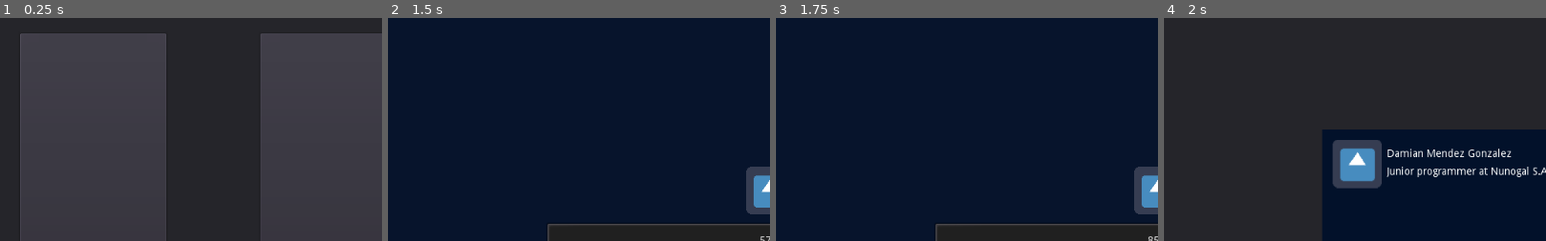
Above: before the commit, frames 1-4 (left to right).
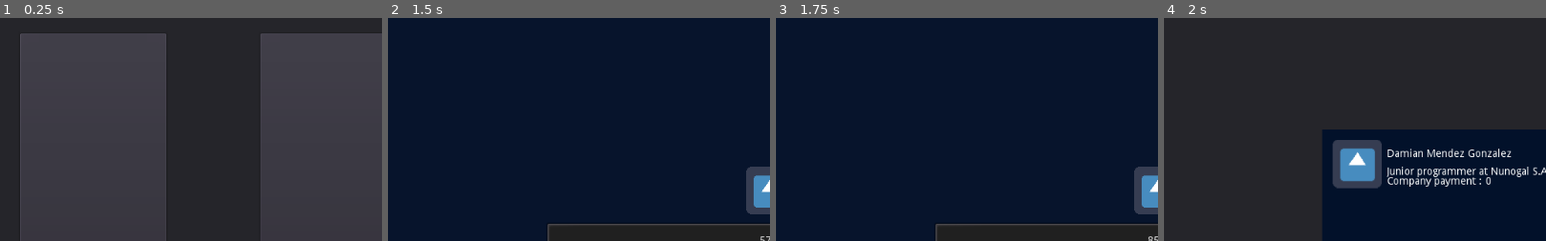
Above: after the commit, the same moments.

Repository: Clovisindo/CV-Please
Game: Godot game, scene res://scenes/main/main.tscn
The game is run twice, just before and just after one commit, with the same random seed, the same clock (stepped at 60 frames per second) and the same inputs. The engine's default icon, where the game draws it, is replaced by a stand-in: a white triangle on a blue panel in a dark square.
Inputs (mouse positions are % of the whole screen's width and height, from its top left):
- Up to frame 1 (0.25 s): no input
- Up to frame 2 (1.5 s): click "Terminar Día" at 0.5 s; move the mouse to (72, 45) at 1.27 s; click (72, 45) at 1.42 s
- Up to frame 3 (1.75 s): no input
- Up to frame 4 (2 s): no input
The pictures show only the part of the screen within x 0-50%, y 0-50%; the shares and areas given below are measured in that part.

Frames 1-3 are identical in both runs. In frame 4, 0.5% of the frame differs, in the area x 58-86%, y 71-76%.
Error before the commit: Invalid get index 'full_name' (on base: 'Nil'). (res://scenes/game/items/resume/resume_manager.gd:30)
Error after the commit: Invalid get index 'full_name' (on base: 'Nil'). (res://scenes/game/items/resume/resume_manager.gd:31)

Commit message:
conectar escenas con datos de pagos flujo completo
se indica en cada puzzle cuando dinero dan como recompensa de sueldo.
Se va pasando esta info entre puzzle, applicant y applicant result a la escena de resumen.
Gestionamos el calculo en cada detalle resumen de candidato, los detalles de validacion y calculamos el total de sueldo.
En el siguiente panel de pagos , se muestra y actualiza el sueldo ganado y el balance total con lo ahorrado, al acabar , se aplica estas variables al global.

Diff:
--- a/data/puzzles/Adrian.tres
+++ b/data/puzzles/Adrian.tres
@@ -68,6 +68,7 @@
 validate_solution = false
 company_name = "test company1"
 category_job = "test category1"
+payment_salary = 200
 work_type = 1
 difficulty = 1
 level_day = 1
--- a/data/puzzles/Clovis.tres
+++ b/data/puzzles/Clovis.tres
@@ -75,6 +75,7 @@
 validate_solution = true
 company_name = "Nunogal S.A"
 category_job = "Junior programmer"
+payment_salary = 200
 work_type = 0
 difficulty = 0
 level_day = 0
--- a/data/puzzles/test.tres
+++ b/data/puzzles/test.tres
@@ -80,6 +80,7 @@
 validate_solution = true
 company_name = "test company2"
 category_job = "test category2"
+payment_salary = 200
 work_type = 0
 difficulty = 0
 level_day = 0
--- a/scenes/game/characters/applicant/applicant.gd
+++ b/scenes/game/characters/applicant/applicant.gd
@@ -15,6 +15,7 @@
 
 var company_name
 var category_job
+var salary_payment
 
 signal interaction_started()
 signal interaction_ended()
@@ -26,7 +27,7 @@
 	$Container/Name.bbcode_text = "[center]%s[/center]" % applicant_name
 
 
-func add_data(name: String, skills: Array, requisites: Array, company: String, category : String, valid: bool, validations:Array):
+func add_data(name: String, skills: Array, requisites: Array, company: String, category : String, valid: bool,payment : int, validations:Array):
 	if name:
 		applicant_name = name
 		$Container/Name.bbcode_text = "[center]%s[/center]" % name
@@ -42,6 +43,8 @@
 		category_job = category
 	if valid:
 		is_valid_applicant = valid
+	if payment:
+		salary_payment = payment
 	if validations:
 		detail_validations = validations
 
@@ -65,7 +68,7 @@
 
 
 func process_applicant(resultStatus):
-	var result = ApplicantResult.new(applicant_name,"",category_job,company_name,resultStatus,null)
+	var result = ApplicantResult.new(applicant_name,"",category_job,company_name,resultStatus, salary_payment,null)
 	evaluation = result
 	$StateMachine.current_state.process_applicant()
 
--- a/scenes/game/items/resume/applicant_resume.tscn
+++ b/scenes/game/items/resume/applicant_resume.tscn
@@ -51,6 +51,24 @@
 margin_bottom = -226.0
 text = "Junior programmer at Nunogal S.A"
 
+[node name="PaymentLabel" type="RichTextLabel" parent="Panel/resumeContainer"]
+anchor_right = 1.0
+anchor_bottom = 1.0
+margin_left = 87.0
+margin_top = 63.0
+margin_right = -19.0
+margin_bottom = -213.0
+text = "Company payment : "
+
+[node name="PaymentAmountLabel" type="RichTextLabel" parent="Panel/resumeContainer"]
+anchor_right = 1.0
+anchor_bottom = 1.0
+margin_left = 219.0
+margin_top = 63.0
+margin_right = -19.0
+margin_bottom = -213.0
+text = "0"
+
 [node name="DetailHBoxContainer" type="VBoxContainer" parent="Panel/resumeContainer"]
 anchor_right = 1.0
 anchor_bottom = 1.0
--- a/scenes/game/items/resume/resume_manager.gd
+++ b/scenes/game/items/resume/resume_manager.gd
@@ -9,19 +9,20 @@
 var current_salary_amount = 0
 
 signal end_applicants_resume()
+signal update_month_balance(month_balance)
 
 
 func _ready():
 	$Panel/NextResumeButton.connect("load_next", self, "_load_next_applicant")
 	$Panel/NextResumeButton.connect("enabled_next_resume_panel", self, "_enable_payment_panel_button")
 	$Panel/PaymentPanelButton.connect("load_payment_panel", self, "_change_to_payment_resume_panel")
+	self.connect("update_month_balance", $Panel/PaymentPanel, "_update_balance_month")
 	_load_applicants()
 	_init_applicant_UI(applicant_result_list[current_applicant_index])
 
 
 func _load_applicants():#TODO carga dinamica
 	for applicant in Global.current_applicants_result:
-
 		applicant_result_list.append(applicant)
 
 
@@ -29,7 +30,7 @@
 #	$Panel/resumeContainer/applicantImage.texture = applicant.image_applicant #TODO load from path
 	$Panel/resumeContainer/FullNameLabel.text = applicant.full_name
 	$Panel/resumeContainer/CategoryCompanyLabel.text = applicant.category_job + " at " + applicant.company_name
-
+	$Panel/resumeContainer/PaymentAmountLabel.text = String(applicant.current_salary_applicant)
 	#clean panel childs
 	if $Panel/resumeContainer/DetailHBoxContainer.get_children().size() > 0:
 		for detail_child in $Panel/resumeContainer/DetailHBoxContainer.get_children():
@@ -39,6 +40,7 @@
 		var new_detail:DetailResumePanel = detail_applicant.instance()
 		new_detail._set_value(detail.value_text,detail.value)
 		$Panel/resumeContainer/DetailHBoxContainer.add_child(new_detail)
+	applicant.update_current_salary_by_details()
 
 
 func _load_next_applicant():
@@ -59,5 +61,8 @@
 
 func _change_to_payment_resume_panel():
 	_calculate_amount_by_applicant()
+	Global.current_month_salary_amount = current_salary_amount
+	emit_signal("update_month_balance", current_salary_amount)
+	print("Tu sueldo de este mes es : " + String(current_salary_amount) + "en el banco tienes: " + String(Global.current_salary_amount))
 	$Panel/resumeContainer.visible = false
 	$Panel/PaymentPanel.visible = true
--- a/scenes/main/game_manager.gd
+++ b/scenes/main/game_manager.gd
@@ -83,7 +83,7 @@
 	for puzzle in PuzzleManager.get_all_puzzle():
 		var new_applicant = applicant_scene.instance()
 		new_applicant.add_data(puzzle.applicant_name,
-			puzzle.skills_answers, puzzle.requisites_answers, puzzle.company_name, puzzle.category_job, puzzle.validate_solution, puzzle.detail_validations)
+			puzzle.skills_answers, puzzle.requisites_answers, puzzle.company_name, puzzle.category_job, puzzle.validate_solution, puzzle.payment_salary, puzzle.detail_validations)
 		applicant_list.append(new_applicant)
 		new_applicant.connect("interaction_started", self, "_on_interaction_started")
 		new_applicant.connect("interaction_ended", self, "_on_interaction_ended")
@@ -121,6 +121,7 @@
 				detail._set_value(detail.value_text_NOK,detail.value_NOK)
 		applicant.evaluation.details_applicant = applicant.detail_validations
 
+
 func _load_next_applicant():
 	if applicant_list.size() - 1 >= current_applicant_index:
 		$MainScene/ApplicantContainer/VBoxContainer.add_child(applicant_list[current_applicant_index])
--- a/scenes/main/global.gd
+++ b/scenes/main/global.gd
@@ -3,5 +3,8 @@
 #var current_applicants_result:ApplicantResult
 var current_applicants_result = []
 
+var current_salary_amount = 0
+var current_month_salary_amount = 0
+
 func set_applicants_result_for_day(app_list):
 	current_applicants_result = app_list
--- a/src/domain/applicant_result.gd
+++ b/src/domain/applicant_result.gd
@@ -16,12 +16,13 @@
 var current_salary_applicant = 0
 
 
-func _init(_full_name, _image, _category, _company_name, _status, _details_app) -> void:
+func _init(_full_name, _image, _category, _company_name, _status, _salary, _details_app) -> void:
 	full_name = _full_name
 	image_applicant = _image
 	category_job = _category
 	company_name = _company_name
 	current_status = _status
+	current_salary_applicant = _salary
 	if _details_app:
 		details_applicant = _details_app
 		for detail in details_applicant:
@@ -29,3 +30,8 @@
 				current_salary_applicant = current_salary_applicant + detail.value
 			else:
 				current_salary_applicant = current_salary_applicant - detail.value
+
+
+func update_current_salary_by_details():
+	for detail in details_applicant:
+		current_salary_applicant += detail.value
--- a/src/domain/resume_payments/EndPaymentResume.gd
+++ b/src/domain/resume_payments/EndPaymentResume.gd
@@ -3,13 +3,14 @@
 class_name EndPaymentResume
 
 signal load_next_day_scene()
-
+signal apply_global()
 
 func _ready() -> void:
 	$".".connect("pressed", self, "_on_button_ok_pressed")
-
+	self.connect("apply_global", $"../..", "_apply_payments_global")
 
 func _on_button_ok_pressed():
+	emit_signal("apply_global")
 	emit_signal("load_next_day_scene")
 	print(" Load next day job.")
 	LoadManager.load_scene(self,"res://scenes/main/main.tscn")
--- a/src/domain/resume_payments/payment_month_resume.gd
+++ b/src/domain/resume_payments/payment_month_resume.gd
@@ -31,7 +31,7 @@
 var medicine_days_npay:int = 0
 
 var month_salary:String
-var current_balance:int
+var current_balance:int = 0
 
 var rent_penalty_text:String
 var rent_penalty_value:int
@@ -55,13 +55,8 @@
 	$PaymentPanel/ExtraBillsVBoxContainer.add_child(_instantiate_new_detail(repairs_text, repairs_value,EnumUtils.TypePayments.repairs))
 	$PaymentPanel/ExtraBillsVBoxContainer.add_child(_instantiate_new_detail(medicine_text, medicine_value,EnumUtils.TypePayments.medicine))
 
-	$PaymentPanel/MonthSalaryNumber.text = month_salary
-	$PaymentPanel/CurrentBalanceNumber.text = String(current_balance)
-
 	$PaymentPanel/PenaltiesPanel/PenaltiesVBoxContainer.add_child(_instantiate_new_detail(rent_penalty_text, rent_penalty_value,EnumUtils.TypePayments.penalty))
-	_calculate_selected_payments(rent_penalty_value, false,null)
 	$PaymentPanel/PenaltiesPanel/PenaltiesVBoxContainer.add_child(_instantiate_new_detail(clothes_penalty_text, clothes_penalty_value,EnumUtils.TypePayments.penalty))
-	_calculate_selected_payments(clothes_penalty_value, false,null)
 
 
 func _instantiate_new_detail(_text, _value, _type_payment ) -> DetailResumePanel:
@@ -72,9 +67,28 @@
 	return new_detail
 
 
+func _update_balance_month(month_balance):
+	$PaymentPanel/MonthSalaryNumber.text = String(Global.current_month_salary_amount)
+	$PaymentPanel/CurrentBalanceNumber.text =  String(Global.current_salary_amount)
+	_set_current_balance(month_balance)
+	if rent_penalty_value < 0:#ToDO comprobacion dinamica de los penalizadores
+		_calculate_selected_payments(rent_penalty_value, false,null)
+	if clothes_penalty_value < 0:
+		_calculate_selected_payments(clothes_penalty_value, false,null)
+	_check_balance_account(month_balance)
+
+
+func _apply_payments_global():
+	Global.current_salary_amount = current_balance
+	print(" Se aplican los gastos, saldo restante del mes :" + String(current_balance) + "Saldo total acumulado en el banco: " + String(Global.current_salary_amount))
+
+
 func _set_current_balance(_value):
+	current_balance = int ($PaymentPanel/CurrentBalanceNumber.text)
+	print("Actualizando cantidad de sueldo actual:" + String(current_balance) + " sumando la cantidad : " + String(_value) + " total :" + String(current_balance + _value))
 	current_balance += _value
 	$PaymentPanel/CurrentBalanceNumber.text = String(current_balance)
+
 
 func _check_balance_account(current_balance):
 	if current_balance < 0:
@@ -141,9 +155,6 @@
 	medicine_text = "Medicines: "
 	medicine_value = -40
 
-	month_salary = "1000€"
-	current_balance = 1000
-
 	rent_penalty_text = "you owe one month's rent."
 	rent_penalty_value = -50
 	clothes_penalty_text = "you got sick for not buying winter clothes."
--- a/src/levels/puzzle.gd
+++ b/src/levels/puzzle.gd
@@ -10,8 +10,10 @@
 export var applicant_name = "Rival"
 export var appl_image = "rival.png"#TODO ruta recursos imagenes
 export var validate_solution = true
+# additional info
 export var company_name = "test company"
 export var category_job = "test category"
+export var payment_salary = 200
 #job offer
 export(EnumUtils.typeWork) var work_type = EnumUtils.typeWork.special_type1
 export(EnumUtils.dificulty) var difficulty = EnumUtils.dificulty.easy
